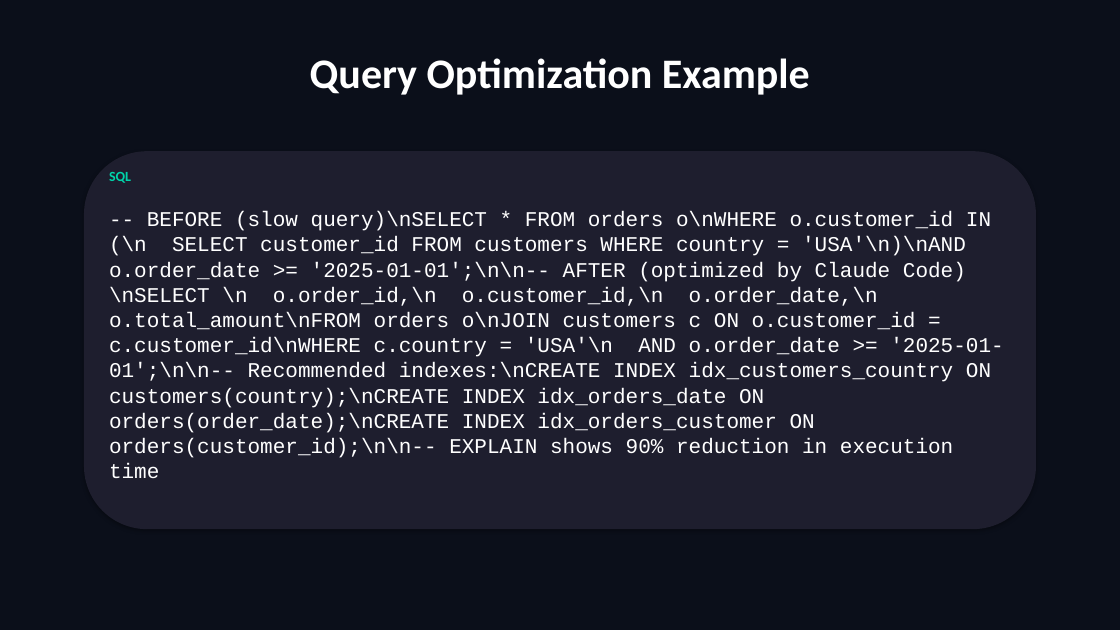
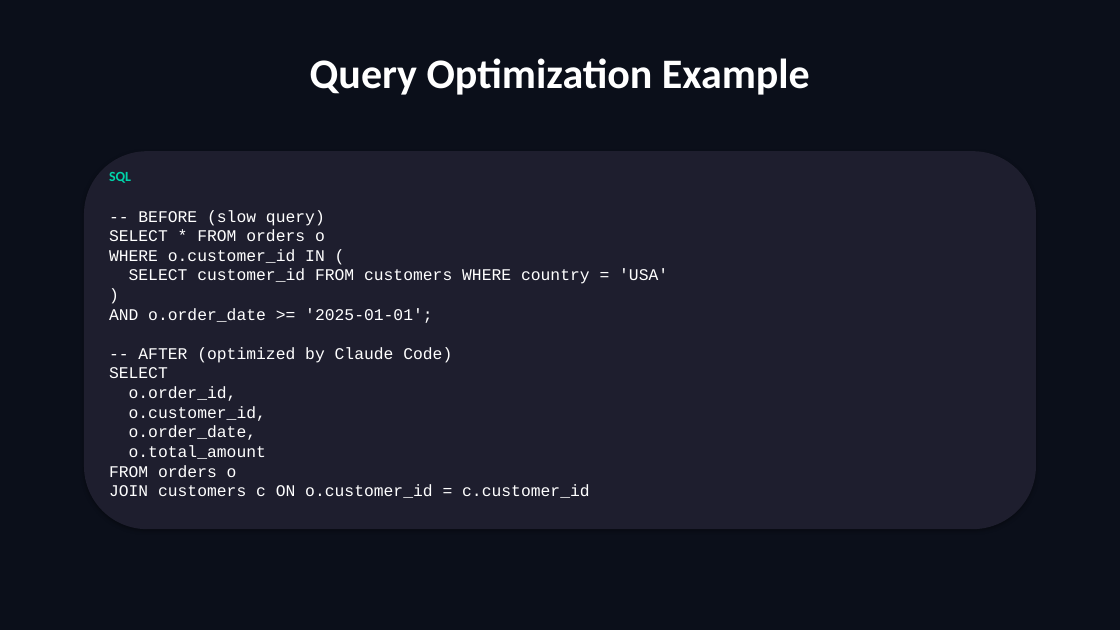
Before and after one commit to scottrhay/AIA-ClaudeCopilot, a slide deck: slide 108 of slides/Day2_Claude_Code_Fundamentals.pptx (slide 105 before the commit). Drawn at 1120x630 pixels with LibreOffice and Linux fonts; fonts in the diff are those of the drawing. Boxes give left, top, right and bottom in pixels: in the first picture for what was removed or moved away, otherwise in the second. Text is boxed around its words. In the diff, an @@ line names an element or a change of style, - is before the commit and + after.

Commit message:
fix: regenerate Day 2 — fix code wrap, section dividers, empty slides
Root cause: code handler had word_wrap=False causing wrap=none in XML,
making all code text extend off-screen. Fixed to word_wrap=True.
Section dividers now show subtitles. All 117 slides populated.

```diff
--- a/slides/Day2_Claude_Code_Fundamentals.pptx
+++ b/slides/Day2_Claude_Code_Fundamentals.pptx
@@ text at <box>109,210,668,498</box>: text changed; size 18 to 14 pt @@
--- BEFORE (slow query)\nSELECT * FROM orders o\nWHERE o.customer_id IN (\n SELECT customer_id FROM customers WHERE country = 'USA'\n)\nAND o.order_date >= '2025-01-01';\n\n-- AFTER (optimized by Claude Code)\nSELECT \n o.order_id,\n o.customer_id,\n o.order_date,\n o.total_amount\nFROM orders o\nJOIN customers c ON o.customer_id = c.customer_id\nWHERE c.country = 'USA'\n AND o.order_date >= '2025-01-01';\n\n-- Recommended indexes:\nCREATE INDEX idx_customers_country ON customers(country);\nCREATE INDEX idx_orders_date ON orders(order_date);\nCREATE INDEX idx_orders_customer ON orders(customer_id);\n\n-- EXPLAIN shows 90% reduction in execution time
+-- BEFORE (slow query)
+SELECT * FROM orders o
+WHERE o.customer_id IN (
+SELECT customer_id FROM customers WHERE country = 'USA'
+)
+AND o.order_date >= '2025-01-01';
+-- AFTER (optimized by Claude Code)
+SELECT
+o.order_id,
+o.customer_id,
+o.order_date,
+o.total_amount
+FROM orders o
+JOIN customers c ON o.customer_id = c.customer_id
```
Also in this commit, not shown: 34 other slides changed, 51 slides added, 48 slides removed.
